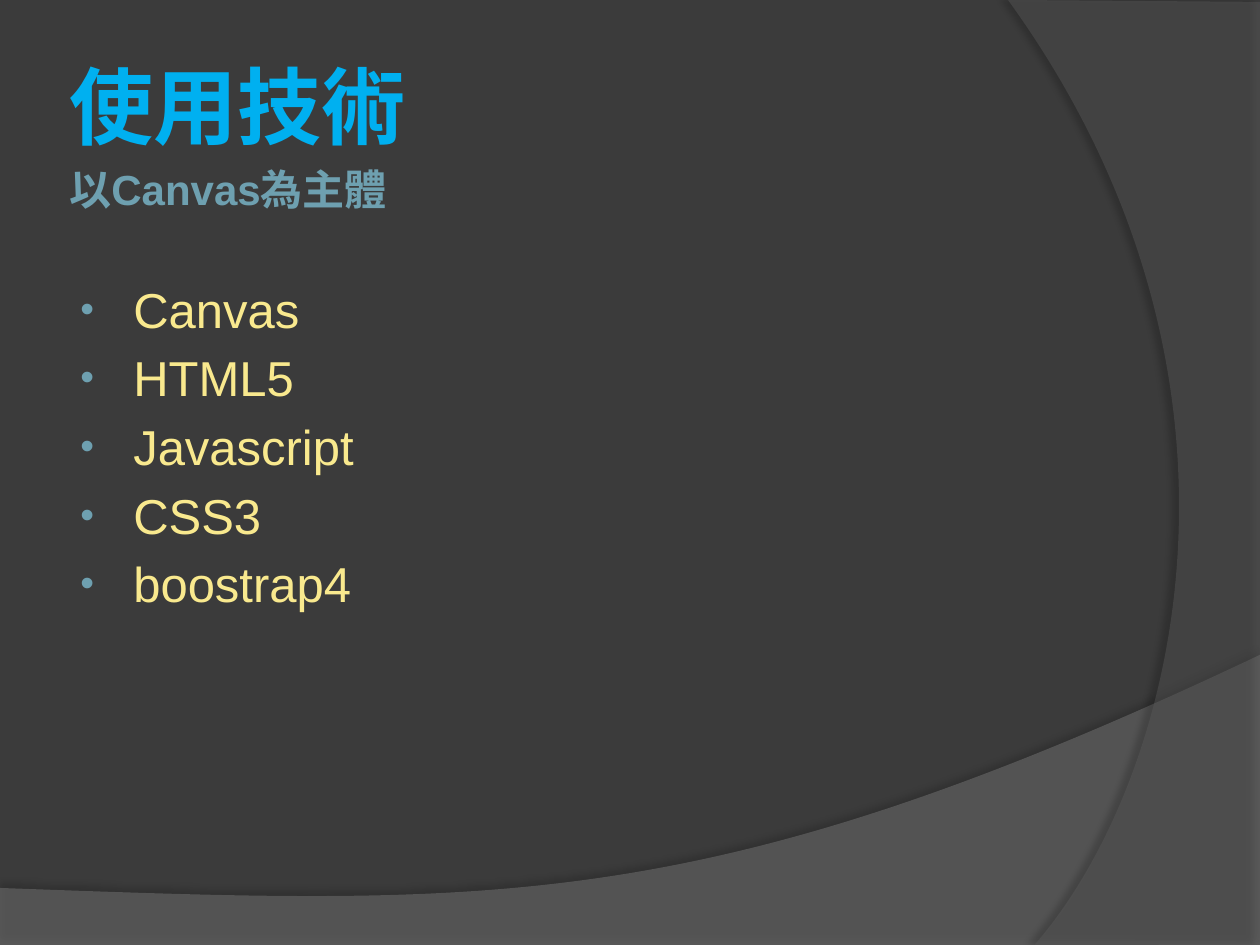
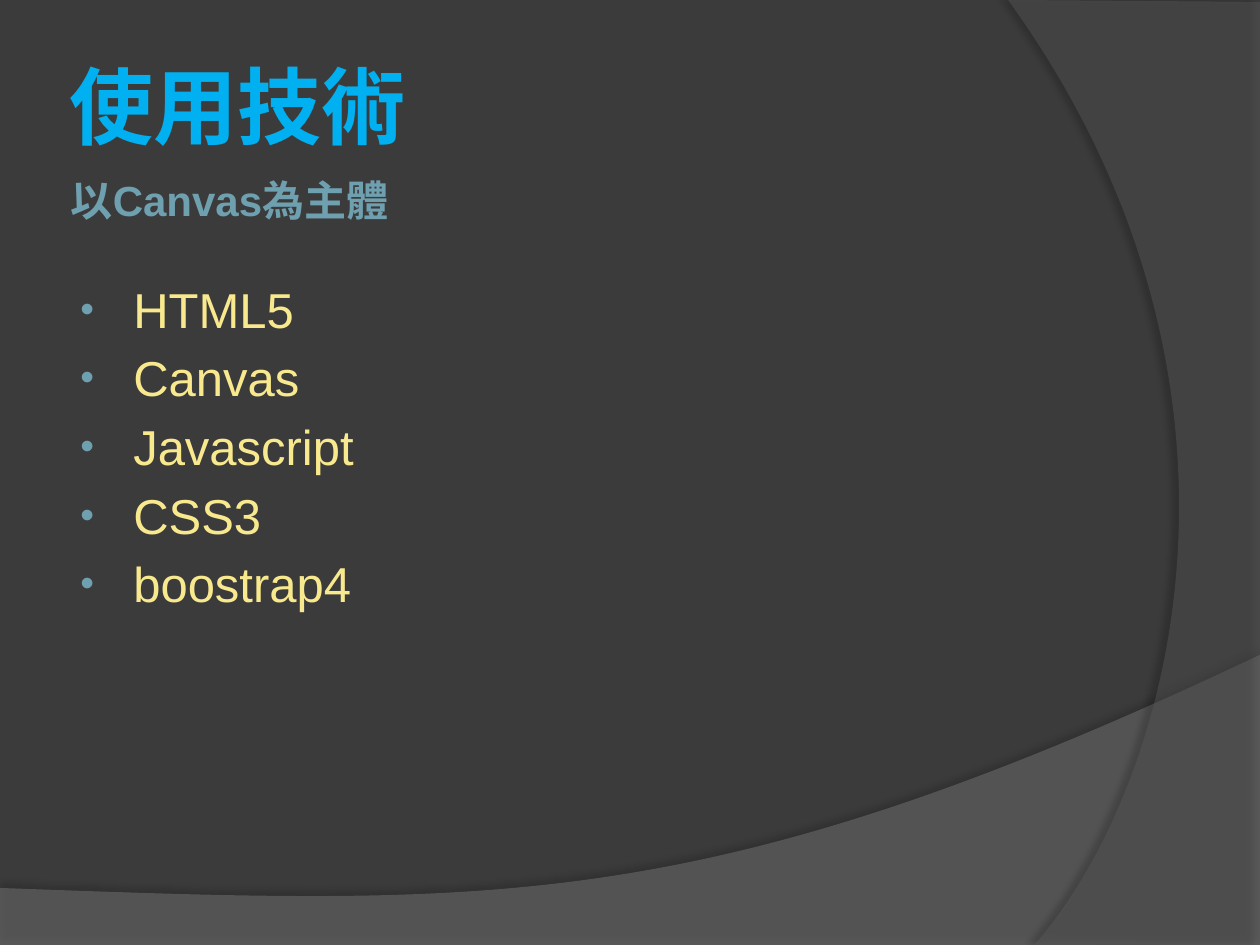
Before and after one commit to chu1015/-, a slide deck: slide 2 of Project/小專題報告.pptx. Drawn at 1260x945 pixels with LibreOffice and Linux fonts; fonts in the diff are those of the drawing. Boxes give left, top, right and bottom in pixels: in the first picture for what was removed or moved away, otherwise in the second. Text is boxed around its words. In the diff, an @@ line names an element or a change of style, - is before the commit and + after.

```diff
--- a/Project/小專題報告.pptx
+++ b/Project/小專題報告.pptx
@@ title "以Canvas為主體": place and size @@
-title "以Canvas為主體" at bbox=[69, 169, 386, 209]
+title "以Canvas為主體" at bbox=[71, 180, 388, 220]
@@ text at bbox=[133, 294, 293, 329]: paragraph added @@
+• HTML5
@@ text at bbox=[133, 362, 293, 397]: paragraph removed @@
-• HTML5
```
Also in this commit, not shown: 5 other slides changed.
